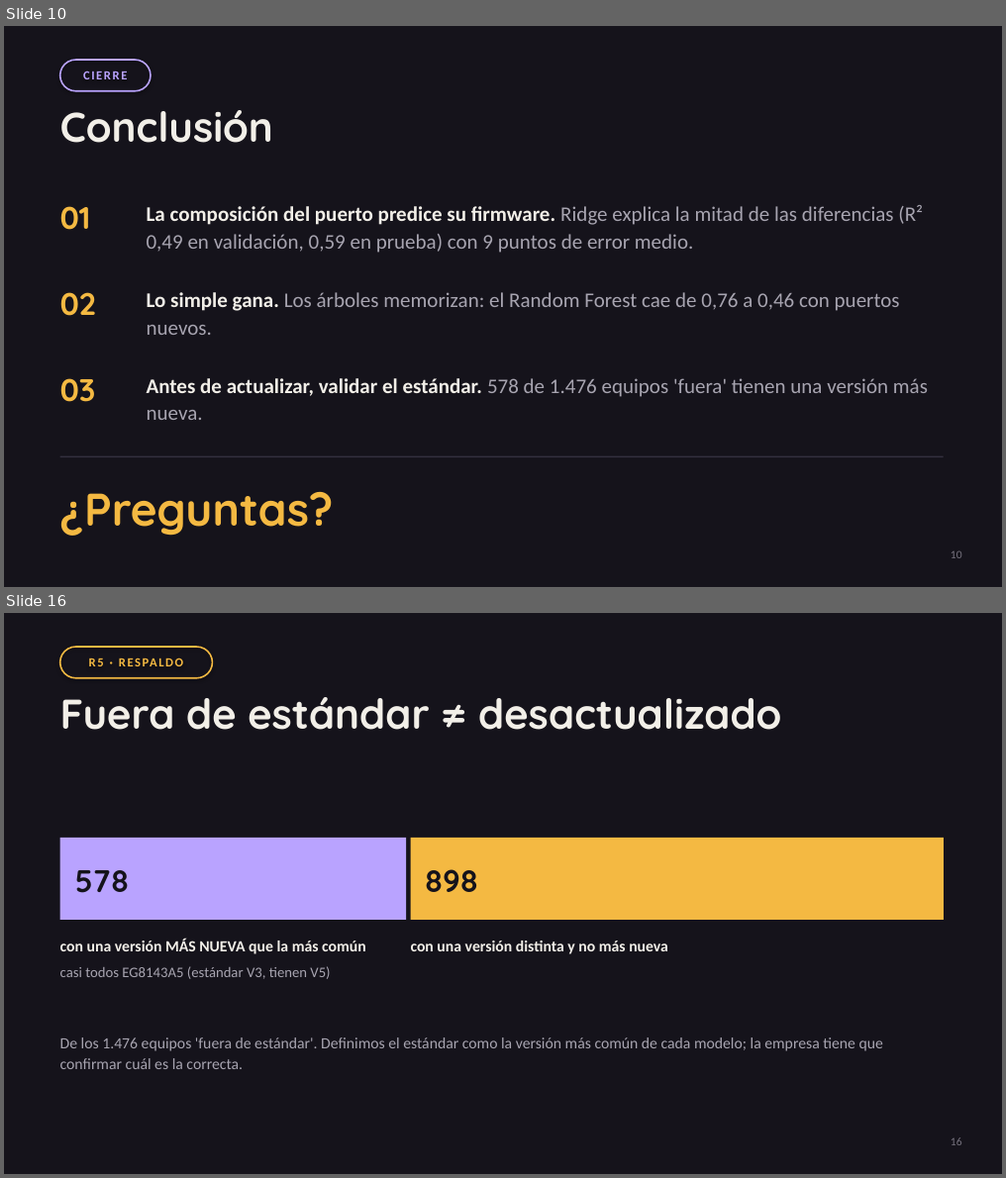
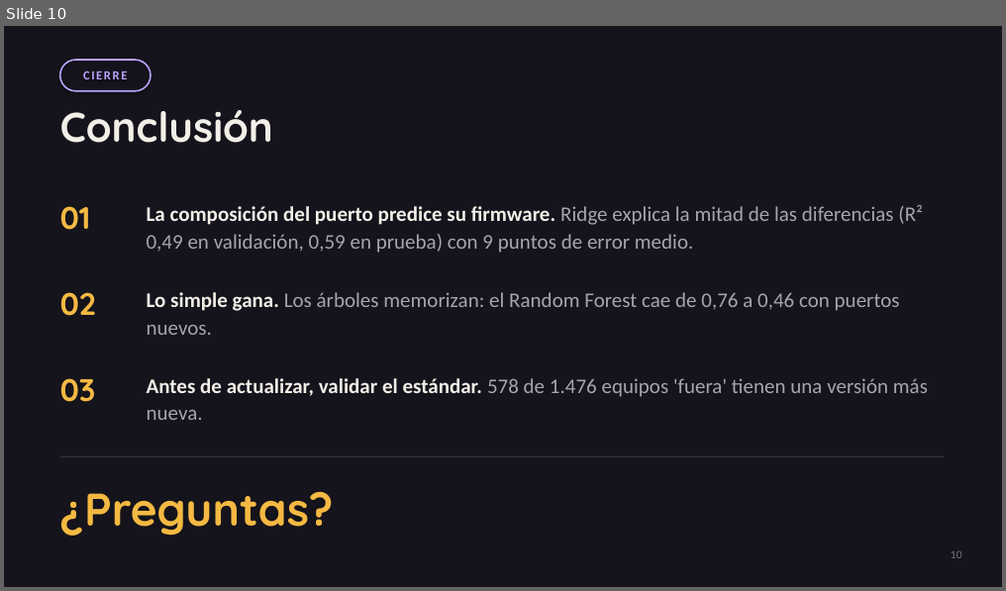
Before and after one commit to forzanijuan22/red-gpon-tp4, a slide deck: trabajos_practicos/presentaciones/TP2_presentacion.pptx. Shown one above the other, each under a label of ours: slides 10 and 16 before the commit, slide 10 after it; the slides between them are not shown. The pictures are 1006x1178 and 1006x591 pixels, drawn with LibreOffice and Linux fonts; fonts in the diff are those of the drawing. Boxes give left, top, right and bottom in pixels: in the first picture for what was removed or moved away, otherwise in the second. Text is boxed around its words. In the diff, an @@ line names an element or a change of style, - is before the commit and + after.

```diff
--- a/trabajos_practicos/presentaciones/TP2_presentacion.pptx
+++ b/trabajos_practicos/presentaciones/TP2_presentacion.pptx
@@ slide 16 removed at (4,613,1002,1174), background #15131B @@
@@ rounded rectangle removed at (60,647,212,678) @@
-R5 · RESPALDO
@@ text removed at (60,697,781,730) @@
-Fuera de estándar ≠ desactualizado
@@ rectangle removed at (60,838,406,920) @@
@@ rectangle removed at (411,838,944,920) @@
@@ text removed at (75,870,130,893) @@
-578
@@ text removed at (425,869,478,892) @@
-898
@@ text removed at (60,939,366,979) @@
-con una versión MÁS NUEVA que la más común
-casi todos EG8143A5 (estándar V3, tienen V5)
@@ text removed at (411,941,668,955) @@
-con una versión distinta y no más nueva
@@ text removed at (60,1038,883,1069) @@
-De los 1.476 equipos 'fuera de estándar'. Definimos el estándar como la versión más común de cada modelo; la empresa tiene que confirmar cuál es la correcta.
@@ text removed at (950,1138,962,1146) @@
-16
```
Also in this commit, not shown: 5 other slides removed, 4 other files.
